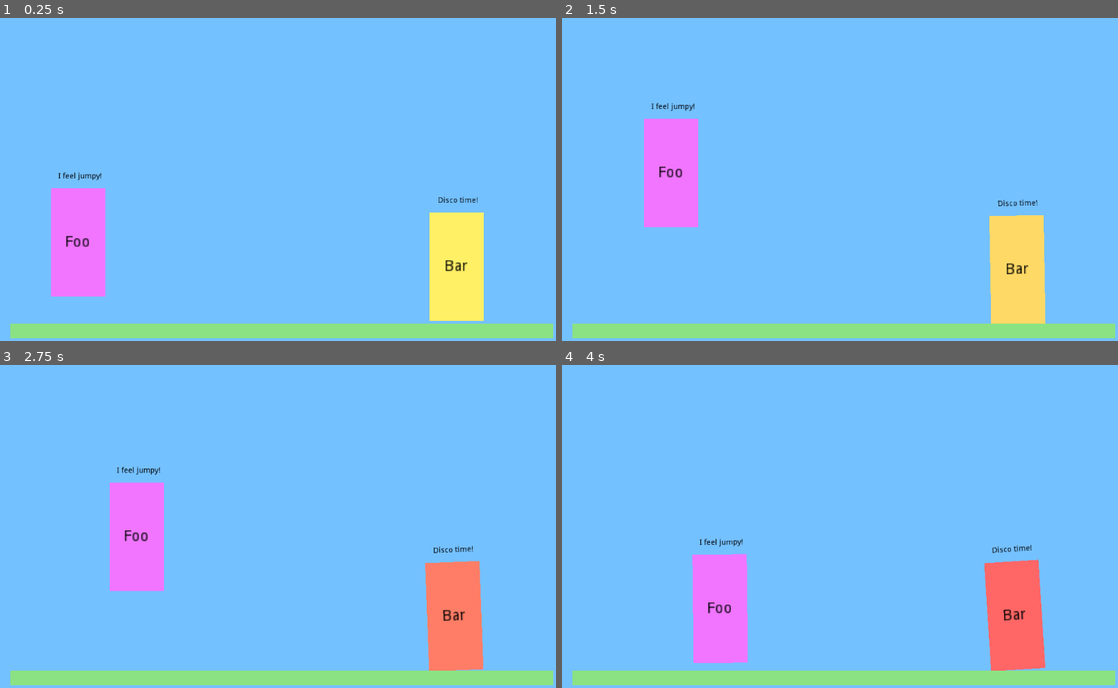
Above: before the commit, frames 1-4 (two rows, left to right).
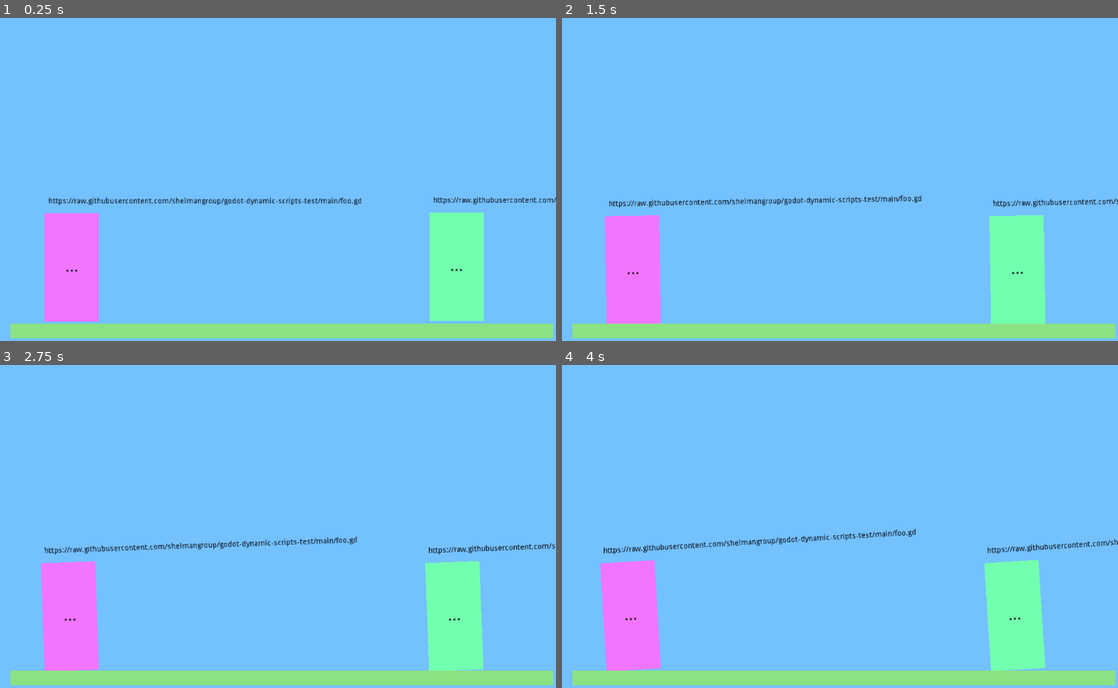
Above: after the commit, the same moments.

Repository: shelmangroup/godot-dynamic-scripts-test
Game: Godot game, scene res://DynamicScripts.tscn
The game is run twice, just before and just after one commit, with the same random seed, the same clock (stepped at 60 frames per second) and the same inputs.
Inputs:
- Up to frame 1 (0.25 s): no input
- Up to frame 2 (1.5 s): no input
- Up to frame 3 (2.75 s): no input
- Up to frame 4 (4 s): no input

The runs differ from the first frame. In frame 1, 6.3% of the frame differs, in the area x 8-100%, y 47-94%; in frame 2, 10%; in frame 3, 11%; in frame 4, 11%, in the area x 6-100%, y 50-95%.
Error after the commit: Invalid call. Nonexistent function '_ready' in base 'Node2D (Behavior.gd)'. (res://Actor.gd:34)

Commit message:
Load scripts using HTTP

Diff:
--- a/Actor.gd
+++ b/Actor.gd
@@ -4,17 +4,31 @@
 export var script_url : String
 var behavior = null
 
+var foo = """
+extends Node2D
+
+func _ready():
+	$"../Label".text = "Foo"
+"""
+
 func _ready():
 	$ColorRect.color = color
-	$Label.text = name
+	$Label.text = "..."
 	$Script.text = script_url
-	load_script()
 
-func load_script():
-	var Behavior = load(script_url)
-	behavior = Behavior.new()
-	add_child(behavior)
-	assert(behavior.get_script() == Behavior)
+	var http_request = HTTPRequest.new()
+	add_child(http_request)
+	http_request.connect("request_completed", self, "_http_request_completed")
 
-func _process(delta):
-	behavior.process(delta)
+	var error = http_request.request(script_url)
+	if error != OK:
+		push_error("An error occurred in the HTTP request.")
+
+func _http_request_completed(result, response_code, headers, body):
+	load_script(body.get_string_from_utf8())
+
+
+func load_script(source_code):
+	$Behavior.script.source_code = source_code
+	$Behavior.script.reload(true)
+	$Behavior._ready()
--- a/Actor.tscn
+++ b/Actor.tscn
@@ -1,6 +1,7 @@
-[gd_scene load_steps=3 format=2]
+[gd_scene load_steps=4 format=2]
 
 [ext_resource path="res://Actor.gd" type="Script" id=1]
+[ext_resource path="res://Behavior.gd" type="Script" id=2]
 
 [sub_resource type="RectangleShape2D" id=1]
 extents = Vector2( 51.1645, 102.883 )
@@ -46,3 +47,6 @@
 [node name="CollisionShape2D" type="CollisionShape2D" parent="."]
 position = Vector2( 50, 100 )
 shape = SubResource( 1 )
+
+[node name="Behavior" type="Node2D" parent="."]
+script = ExtResource( 2 )
--- /dev/null
+++ b/Behavior.gd
@@ -0,0 +1,4 @@
+extends Node2D
+
+func _ready():
+	pass # Replace with function body.
--- a/DynamicScripts.tscn
+++ b/DynamicScripts.tscn
@@ -11,12 +11,12 @@
 [node name="A" parent="." instance=ExtResource( 1 )]
 position = Vector2( 82.4689, 362.024 )
 color = Color( 0.945098, 0.458824, 1, 1 )
-script_url = "foo.gd"
+script_url = "https://raw.githubusercontent.com/shelmangroup/godot-dynamic-scripts-test/main/foo.gd"
 
 [node name="B" parent="." instance=ExtResource( 1 )]
 position = Vector2( 790.576, 360.354 )
 color = Color( 0.45098, 1, 0.690196, 1 )
-script_url = "bar.gd"
+script_url = "https://raw.githubusercontent.com/shelmangroup/godot-dynamic-scripts-test/main/bar.gd"
 
 [node name="StaticBody2D" type="StaticBody2D" parent="."]
 
--- a/bar.gd
+++ b/bar.gd
@@ -9,11 +9,8 @@
 	timer = Timer.new()
 	add_child(timer)
 	timer.start(0.1)
-	timer.connect("timeout", self, "shrink")
+	timer.connect("timeout", self, "disco")
 
-func process(delta):
-	pass
-
-func shrink():
+func disco():
 	color.h = color.h + 0.075
 	$"../ColorRect".color = color
--- a/foo.gd
+++ b/foo.gd
@@ -1,13 +1,8 @@
 extends Node2D
-
-onready var actor : Node2D = get_parent()
 
 func _ready():
 	$"../Label".text = "Foo"
 	$"../Script".text = "I feel jumpy!"
+	var actor : Node2D = get_parent()
 	actor.bounce = 0.8
 	actor.apply_impulse(Vector2(), Vector2(50, -200))
-
-func process(delta):
-	#print("foo!")
-	pass
